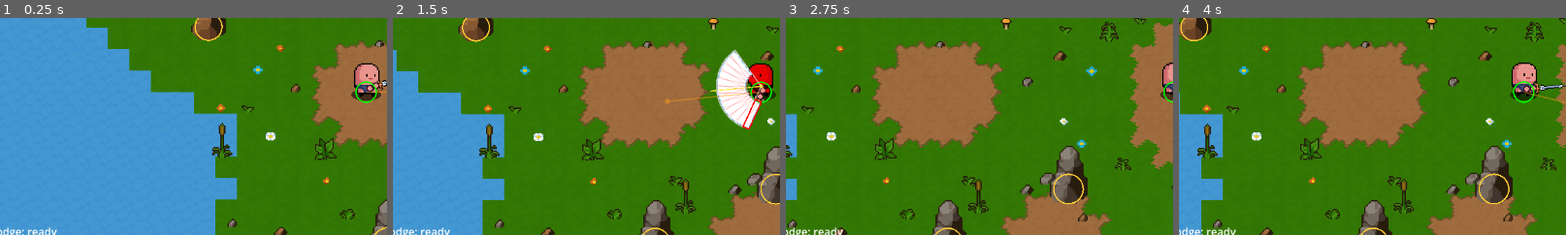
Above: before the commit, frames 1-4 (left to right).
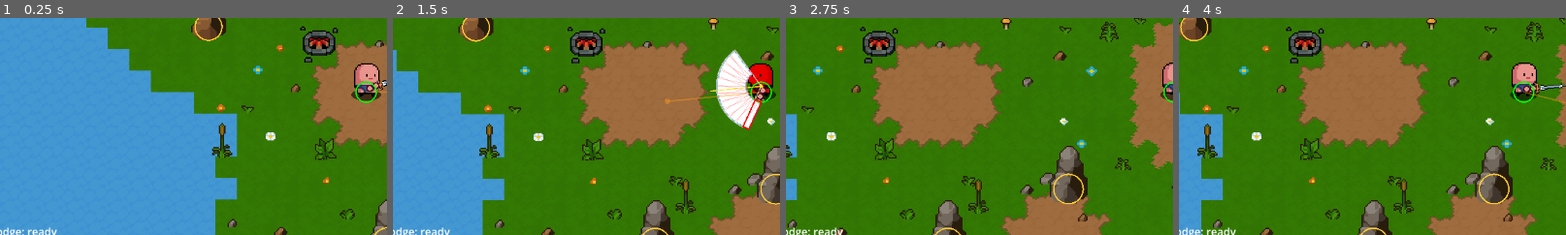
Above: after the commit, the same moments.

Repository: Matcry12/Thiat
Game: Godot game, scene res://scenes/arena.tscn
Same seed, same stepped clock (60 frames per second), same inputs: the game is played once before the commit and once after it.
Inputs (mouse positions are % of the whole screen's width and height, from its top left):
- Up to frame 1 (0.25 s): no input
- Up to frame 2 (1.5 s): tap Enter at 0.5 s; move the mouse to (72, 45) at 0.52 s; hold D (move_right) 0.53-1.25 s; click (72, 45) at 0.6 s; drag from (30, 55) to (57, 46) at 1.27 s
- Up to frame 3 (2.75 s): move the mouse to (60, 28) at 2.02 s; hold D (move_right) from 2.03 s (still down); tap F (parry) at 2.1 s
- Up to frame 4 (4 s): release D (move_right) at 2.75 s; drag from (45, 70) to (53, 50) at 2.77 s; move the mouse to (80, 65) at 3.52 s; hold A (move_left) from 3.53 s (still down); tap 2 (weapon_2) at 3.6 s
The pictures show only the part of the screen within x 3-53%, y 33-83%; the shares and areas given below are measured in that part.

The runs differ from the first frame. In frame 1, 1.0% of the frame differs, in the area x 77-88%, y 3-21%; in frame 2, 1.0%; in frame 3, 1.0%, in the area x 19-30%, y 4-21%; in frame 4, 1.0%.

Commit message:
feat(map): home campfire marker, F3 island sliders and Go home / Go to boss (W1)
Co-Authored-By: Claude Sonnet 5.5 <noreply@anthropic.com>

Diff:
--- a/scenes/arena.tscn
+++ b/scenes/arena.tscn
@@ -6,6 +6,7 @@
 [ext_resource type="Script" uid="uid://d1skviyhs5c7r" path="res://scripts/debug/tuning_panel.gd" id="4"]
 [ext_resource type="Script" uid="uid://bjng3ujrudrq1" path="res://scripts/hud.gd" id="5"]
 [ext_resource type="PackedScene" path="res://scenes/boss.tscn" id="6"]
+[ext_resource type="PackedScene" path="res://scenes/world/home_point.tscn" id="home_pt"]
 [ext_resource type="Script" path="res://scripts/end_screen.gd" id="7"]
 [ext_resource type="Script" path="res://scripts/map/arena_map.gd" id="8"]
 [ext_resource type="Resource" path="res://data/maps/grass.tres" id="9"]
@@ -64,6 +65,8 @@
 [node name="Player" parent="." unique_id=669736211 instance=ExtResource("1")]
 position = Vector2(323, 640)
 
+[node name="HomePoint" parent="." instance=ExtResource("home_pt")]
+
 [node name="Dummy" parent="." unique_id=934264551 instance=ExtResource("2")]
 position = Vector2(613, 450)
 
--- /dev/null
+++ b/scenes/world/home_point.tscn
@@ -0,0 +1,15 @@
+[gd_scene load_steps=3 format=3]
+
+[ext_resource type="Script" path="res://scripts/world/home_point.gd" id="1"]
+[ext_resource type="Texture2D" path="res://assets/map/campfire.png" id="2"]
+
+[node name="HomePoint" type="Node2D"]
+y_sort_enabled = true
+script = ExtResource("1")
+
+[node name="Visual" type="Sprite2D" parent="."]
+scale = Vector2(2, 2)
+texture = ExtResource("2")
+offset = Vector2(0, -13)
+region_enabled = true
+region_rect = Rect2(0, 0, 32, 32)
--- a/scripts/debug/tuning_panel.gd
+++ b/scripts/debug/tuning_panel.gd
@@ -29,8 +29,15 @@
 	"art_angle_degrees": {"min": -180.0, "max": 180.0},
 	"rest_angle_degrees": {"min": -180.0, "max": 180.0},
 	"map_seed": {"min": 0.0, "max": 9999.0},
-	"map_cols": {"min": 12.0, "max": 160.0},
-	"map_rows": {"min": 12.0, "max": 100.0},
+	"map_cols": {"min": 12.0, "max": 300.0},
+	"map_rows": {"min": 12.0, "max": 200.0},
+	"forest_end": {"min": 0.0, "max": 1.0},
+	"rocky_end": {"min": 0.0, "max": 1.0},
+	"island_threshold": {"min": 0.0, "max": 1.0},
+	"island_noise": {"min": 0.0, "max": 1.0},
+	"area_wobble": {"min": 0.0, "max": 1.0},
+	"island_falloff": {"min": 0.5, "max": 4.0},
+	"island_noise_frequency": {"min": 0.005, "max": 0.2},
 	"zone_x": {"min": 0.0, "max": 1.0},
 	"zone_y": {"min": 0.0, "max": 1.0},
 	"player_spawn_x": {"min": 0.0, "max": 1.0},
@@ -465,6 +472,8 @@
 	_add_button(action_row, "Reset skill cd", func(): _skill_slot.reset_cooldowns())
 	if _map:
 		_add_button(action_row, "New map", func(): _map.new_map())
+		_add_button(action_row, "Go home", func(): _map.teleport_player("home"))
+		_add_button(action_row, "Go to boss", func(): _map.teleport_player("boss"))
 
 	if _map:
 		var seed_row := HBoxContainer.new()
--- a/scripts/map/arena_map.gd
+++ b/scripts/map/arena_map.gd
@@ -187,6 +187,16 @@
 		_changed()
 
 @export var player_path: NodePath
+@export var home_path: NodePath = ^"../HomePoint"
+## The campfire sits this far from the player start.
+@export var home_offset_x := -70.0:
+	set(v):
+		home_offset_x = v
+		_changed(false, true)
+@export var home_offset_y := -50.0:
+	set(v):
+		home_offset_y = v
+		_changed(false, true)
 @export var boss_path: NodePath
 @export var dummy_path: NodePath
 @export var fight_zone_path: NodePath
@@ -424,7 +434,11 @@
 	var l := layout()
 	_zone = l["zone"]
 	_player_spawn = l["player"]
-	_spawns = PackedVector2Array([l["player"], l["boss"], l["dummy"]])
+	var home_pos: Vector2 = l["player"] + Vector2(home_offset_x, home_offset_y)
+	_spawns = PackedVector2Array([l["player"], l["boss"], l["dummy"], home_pos])
+	var home := get_node_or_null(home_path) as Node2D
+	if home:
+		home.global_position = home_pos
 	var zone := get_node_or_null(fight_zone_path) as Node2D
 	if zone:
 		zone.global_position = _zone.get_center()
--- /dev/null
+++ b/scripts/world/home_point.gd
@@ -0,0 +1,4 @@
+class_name HomePoint
+extends Node2D
+## The campfire where you start (and, from W6, respawn). Only a marker in W1.
+## Art lives in the Visual child; swapping it touches no code.
--- a/tests/test_island_arena.gd
+++ b/tests/test_island_arena.gd
@@ -49,5 +49,15 @@
 	_check(m.build_ms > 0, "build time measured (%d ms)" % m.build_ms)
 	_check(m.status_text().contains("area"), "F3 status shows the area")
 
+	var hp: Node2D = arena.get_node("HomePoint")
+	_check(hp is HomePoint and hp.get_node("Visual") != null, "HomePoint with a Visual slot")
+	_check(hp.global_position.distance_to(m.home_point() + Vector2(m.home_offset_x, m.home_offset_y)) < 1.0, "campfire next to the start")
+	var clear := true
+	for o in m.result.obstacles:
+		clear = clear and o["pos"].distance_to(hp.global_position) > m.spawn_clear_radius
+	_check(clear, "no rock on the campfire")
+	var panel = arena.get_node("TuningPanel")
+	_check(panel.range_overrides.has("map_cols") and panel.range_overrides["map_cols"]["max"] >= 300, "F3 map_cols slider reaches 300")
+
 	print("PASS" if _ok else "FAIL")
 	quit(0 if _ok else 1)
Binary file added: assets/map/campfire.png
Not shown, added: scripts/world/home_point.gd.uid
